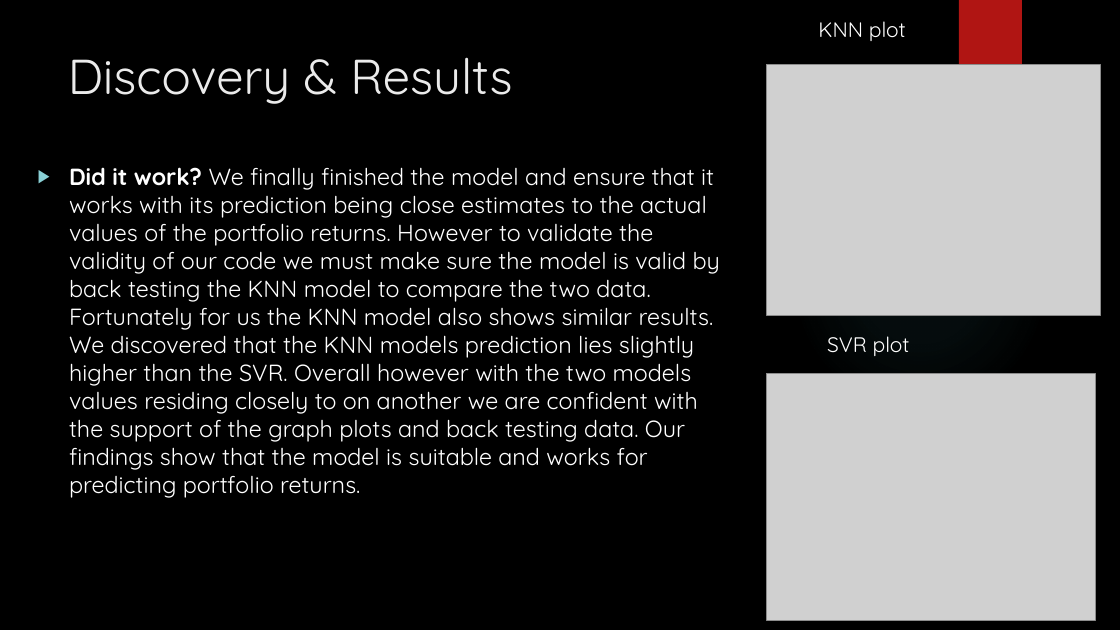
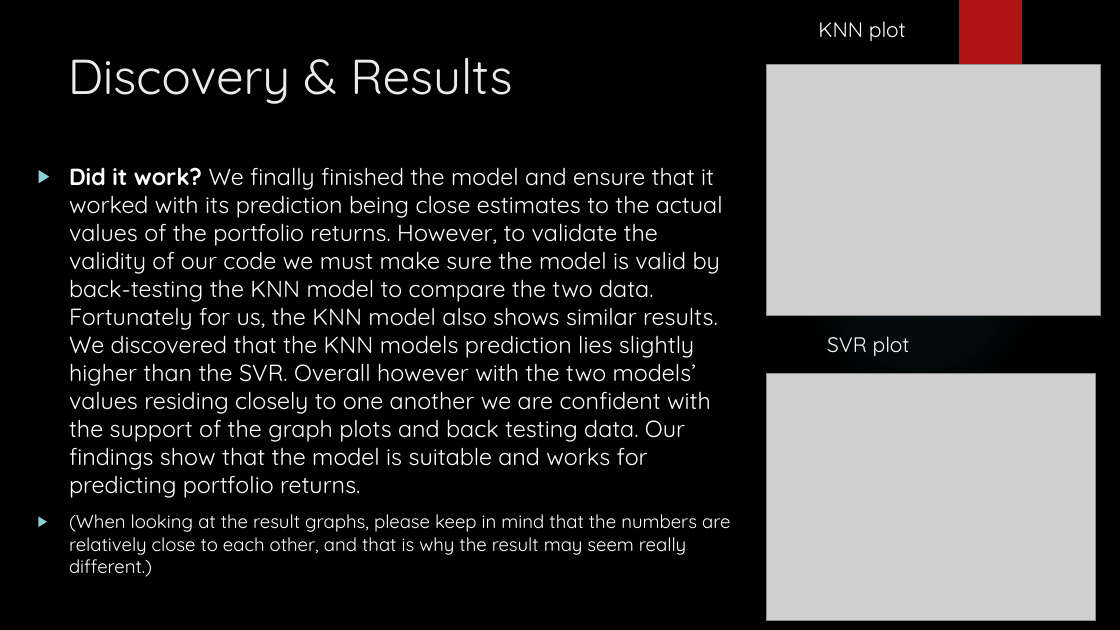
Before and after one commit to Damien-Nguyen/Analysis-of-Optimal-Investment-Portfolio, a slide deck: slide 6 of Stock Price Predictions & Analysis.pptx. Drawn at 1120x630 pixels with LibreOffice and Linux fonts; fonts in the diff are those of the drawing; grey boxes stand for pictures; background and template pictures are left out. Boxes give left, top, right and bottom in pixels: in the first picture for what was removed or moved away, otherwise in the second. Text is boxed around its words. In the diff, an @@ line names an element or a change of style, - is before the commit and + after.

```diff
--- a/Stock Price Predictions & Analysis.pptx
+++ b/Stock Price Predictions & Analysis.pptx
@@ text at <box>69,167,730,577</box>: text changed @@
-▶ Did it work? We finally finished the model and ensure that it works with its prediction being close estimates to the actual values of the portfolio returns. However to validate the validity of our code we must make sure the model is valid by back testing the KNN model to compare the two data. Fortunately for us the KNN model also shows similar results. We discovered that the KNN models prediction lies slightly higher than the SVR. Overall however with the two models values residing closely to on another we are confident with the support of the graph plots and back testing data. Our findings show that the model is suitable and works for predicting portfolio returns.
+▶ Did it work? We finally finished the model and ensure that it worked with its prediction being close estimates to the actual values of the portfolio returns. However, to validate the validity of our code we must make sure the model is valid by back-testing the KNN model to compare the two data. Fortunately for us, the KNN model also shows similar results. We discovered that the KNN models prediction lies slightly higher than the SVR. Overall however with the two models’ values residing closely to one another we are confident with the support of the graph plots and back testing data. Our findings show that the model is suitable and works for predicting portfolio returns.
+▶ (When looking at the result graphs, please keep in mind that the numbers are relatively close to each other, and that is why the result may seem really different.)
```
Also in this commit, not shown: 2 other slides changed, 1 slide added, 1 other file.
